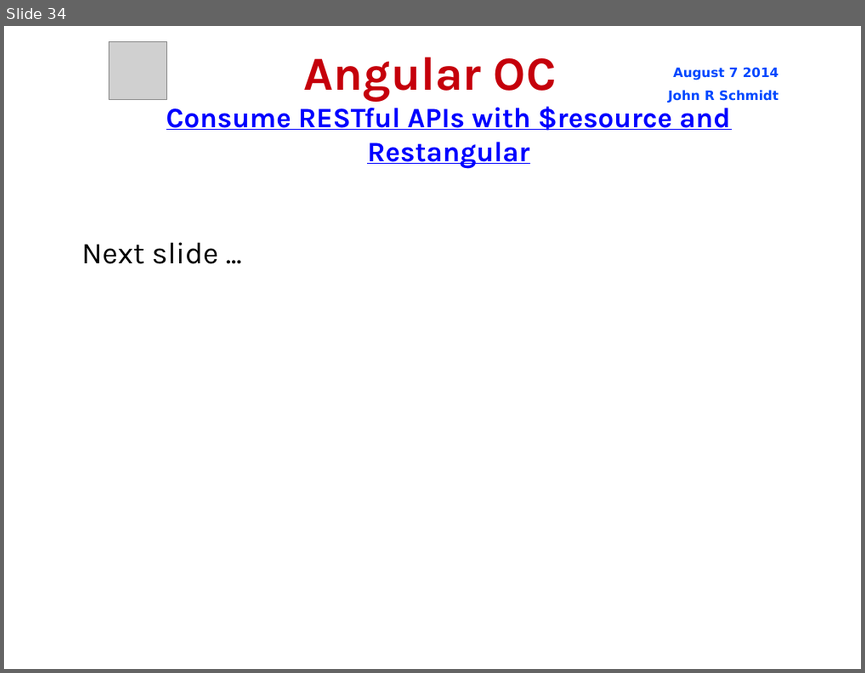
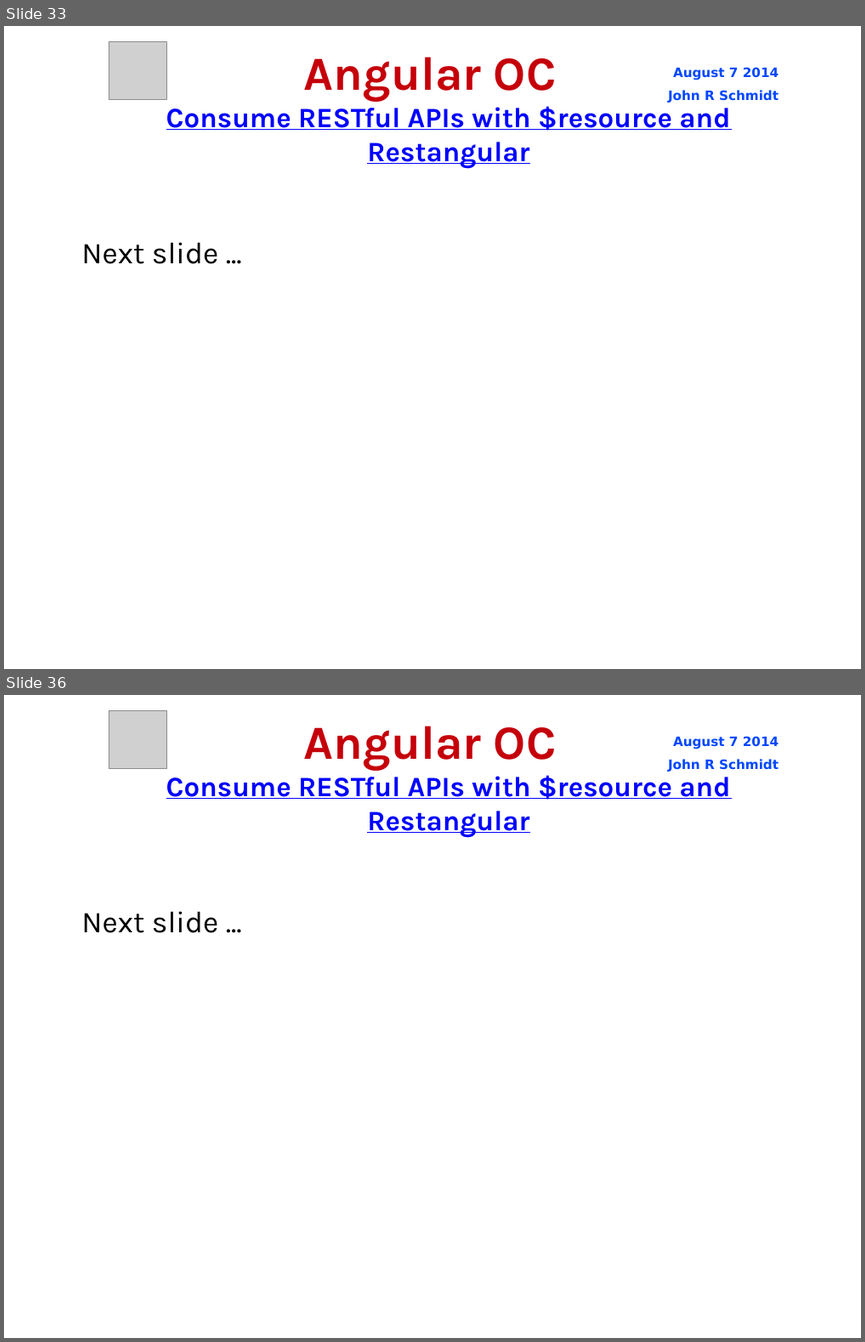
Before and after one commit to jrschmidt/fifa-angular-rest-demo, a slide deck: fifa.odp. Shown one above the other, each under a label of ours: slide 34 before the commit, slides 33 and 36 after it; the slides between them are not shown. The pictures are 865x673 and 865x1342 pixels, drawn with LibreOffice and Linux fonts; fonts in the diff are those of the drawing; grey boxes stand for pictures; background and template pictures are left out. Boxes give left, top, right and bottom in pixels: in the first picture for what was removed or moved away, otherwise in the second. Text is boxed around its words. In the diff, an @@ line names an element or a change of style, - is before the commit and + after.

```diff
--- a/fifa.odp
+++ b/fifa.odp
@@ slide 36 added at <box>4,695,861,1338</box>, background picture (left out) @@
@@ picture added at <box>109,710,167,768</box> @@
@@ title added at <box>304,726,556,771</box>, 44 pt, text #C5000B, bold @@
+Angular OC
@@ text added at <box>668,736,778,771</box>, 12 pt, text #0047FF, bold @@
+August 7 2014
+John R Schmidt
@@ text added at <box>166,771,730,837</box>, 26 pt, text #0000FF, bold, underline @@
+Consume RESTful APIs with $resource and Restangular
@@ subtitle added at <box>81,911,218,933</box>, 28 pt, text #000000 @@
+Next slide ...
@@ what was slide 34 is now slide 33 @@
```
Also in this commit, not shown: 14 slides changed, 4 other slides added.
